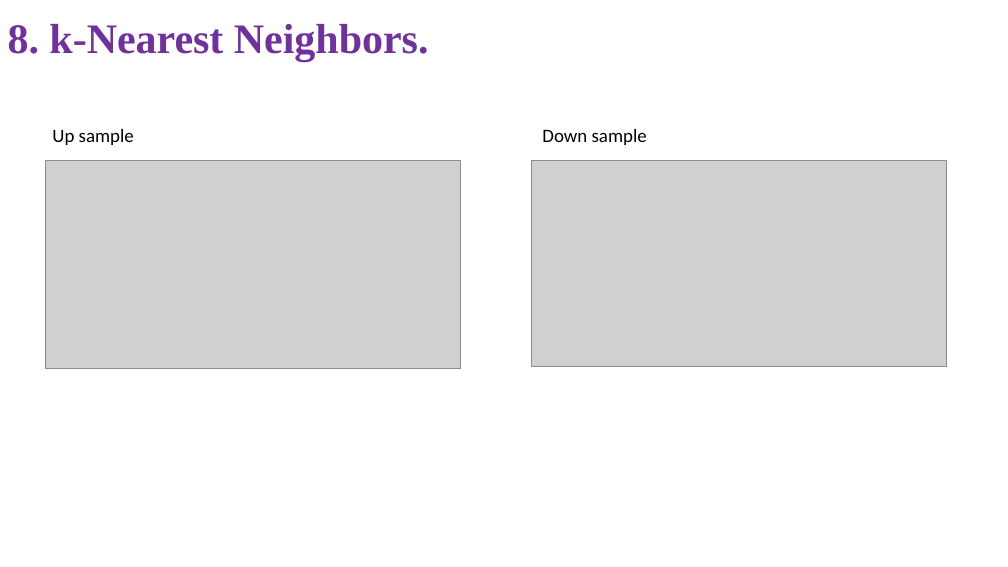
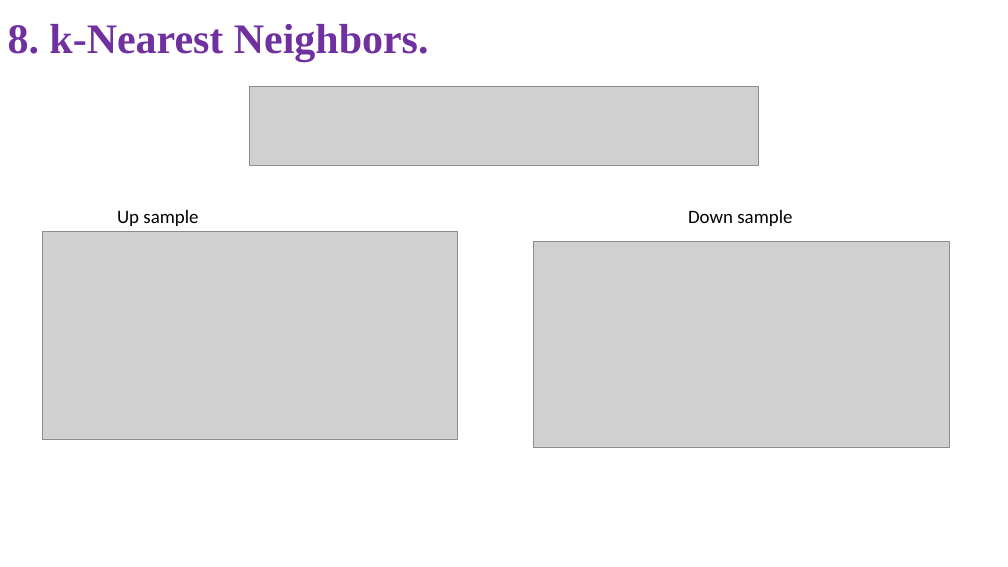
Before and after one commit to NghiLamPhuc/MachineLearning_2020_2021_HK1, a slide deck: slide 41 of FinalProject/Final.pptx. Drawn at 1008x567 pixels with LibreOffice and Linux fonts; fonts in the diff are those of the drawing; grey boxes stand for pictures. Boxes give left, top, right and bottom in pixels: in the first picture for what was removed or moved away, otherwise in the second. Text is boxed around its words. In the diff, an @@ line names an element or a change of style, - is before the commit and + after.

```diff
--- a/FinalProject/Final.pptx
+++ b/FinalProject/Final.pptx
@@ picture added at [250, 86, 758, 166] @@
@@ text "Up sample": place and size @@
-text "Up sample" at [52, 129, 134, 145]
+text "Up sample" at [117, 210, 198, 226]
@@ text "Down sample": place and size @@
-text "Down sample" at [542, 129, 647, 145]
+text "Down sample" at [688, 210, 792, 226]
@@ picture: place and size @@
-picture at [45, 160, 461, 368]
+picture at [42, 231, 457, 439]
@@ picture: place and size @@
-picture at [531, 160, 947, 366]
+picture at [533, 241, 949, 447]
```
Also in this commit, not shown: 18 other slides changed, 50 other files.
